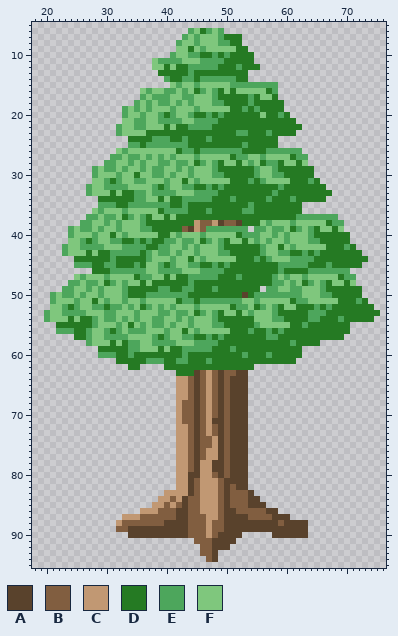
Two states of a sprite sheet, Assets/Sprites/Scenery/GT17_tree.png. The first picture shows the starting point.
The file is 96x96 pixels. Shown: x 18..76, y 5..95.
Palette (. is transparent): A #59422c  B #815e40  C #c19873  D #257a23  E #4da65c  F #7fc77d
Pixels before, first column x 20:
 6 ........................EFDEFE..........................
 7 .......................EFEFFFEDDD.......................
 8 ......................EFFEFFFEEDD.......................
 9 ......................FFDFEFFFFFDD......................
10 .....................EFFEEDDEDEDDDD.....................
11 ..................FEEEEFFFEEEEDDDDD.....................
12 ..................FFDFDDEEEEEDDDEDDD....................
13 ...................DDDDDEDDDDDDDDD......................
14 ....................EDDEEDEEEEEEDD......................
15 .....................FEFFEFFFFFEEEEEEEE.................
16 ................FEFFEEFEFDEFEDFDFFFFFDE.................
17 ................EFEEEFFEEFFFEDDDDDEDFFD.................
18 ...............EFEFEEFEFEFFFEEDDDDEDDDDD................
19 .............EFEFEFFFEFFFEFFFFFDDEDEDDDD................
20 .............EFFEFFEDEFFEDDEDEDDDDDDFDDED...............
21 .............FFEEFFEEEEFFEEEEDDDDDDDDDDDDD..............
22 ............EFFEEFFFDFDDEEEEDDDDDDDDDDDDDDD.............
23 ............EFFFFDDDDDDDDDDDDDDDEEDDDEDDDD..............
24 ..............DDDDEEEDDEDDDEDDDDDDDDDDD.................
25 ..............EEDEEEEEEEDDDDDDDDDEDDDDD.................
26 ............FEFFFFFFFFDEEDEEEEEEEDDDDEEEEEE.............
27 ...........EEFEEFEFEFEFFFEFFFFFDEEFFEFFFFDEE............
28 ..........EEFFEFEFFEEFEEFDEFEDFFDFEFDEEDFFDF............
29 ........EFEEFEFFEFEEFFEFEFFFEDDDDDDEFFEDDDDDD...........
30 ........EFFFEFFDFFEEFEFFEFFFEEDDDDDEFFEEDDDDD...........
31 ........FFEDEFFEEFFFEFFDFEFFFFFDDDEDEFFFFDDDED..........
32 .......EFFEEEEFFFFEDEFFEEDDEDEDDDDDDDDDEDDDDDDD.........
33 .......EFFFDFDDEEFEEEEFFFEEEEDDDDDDDDDEDDDDDDDDD........
34 .........DDDDDDEEFFDFDDEEEEEDDDEDDDDDEDDDEDDDDD.........
35 .........EEEDDEEEEEEEDDEDDDDDDDDDDEDDDDDDDD.............
36 ........FEFFFEFFFFFDEEEEDDDEDDDDDEEDDDDDDDD.............
37 .......EEFEEFDEFEDFFDFDDDDDDDDDDDDDDDDDDDDEEEEEEE.......
38 ......EEFFEFEFFFEDDDDDDDDCBBCABBADDDFEFFFEFFFFFDEE......
39 ....EFEEFEFFEFFFEEDDDDDBACBEEEEEEE.EEFEEFDEFEDFFDF......
40 ....EFFFEFFDFEFFFFFDDFEFFFEFFFFFDEEEFFEFEFFFEDDDDDD.....
41 ....FFEDEFFEEDDEDEDDEEFEEFDEFEDFFDFEFEFFEFFFEEDDDDD.....
42 ...EFFEEEEFFFEEEEDDEEFFEFEFFFEDDDDDDEFFDFEFFFFFDDDED....
43 ...EFFFDFDDEEEEEDEFEEFEFFEFFFEEDDDDDEFFEEDDEDEDDDDDDD...
44 .....DDDDDDEDDDDDEFFFEFFDFEFFFFFDDDEDEFFFEEEEDDDDDDDDD..
45 .....EEEDDEEDDDEDFFEDEFFEEDDEDEDDDDDDDDEEEEEDDDEDDDDD...
46 ........DDDEEEEEEFFEEEEFFFEEEEDDDDDDDDDEDDDDEEEEEEE.....
47 .....FEFFFEFFFFDEEFFDFDDEEEEEDDDEDDDDDEFEFFEFFFFFDEE....
48 ....EEFEEFDEFEFFDFDDDDDDEDDDDDDDDDDDDDEEFEFDEFEDFFDF....
49 ...EEFFEFEFFFEDDDDDEEDDEEDDDEDDDDDDD.EEFFEEFFFEDDDDDD...
50 .EFEEFEFFEFFFEDDDEEEEEEEDDDDDDDDDADEEEEEEEEFFFEEDDDDD...
51 .EFFFEFFDFEFFEFFEFFFFFDEEDEEEEEEEFFEFFFFFDEEFFFFFDDDED..
52 .FFEDEFFEEDEEFEFDEFEFEFFFEFFFFFDEEFDEFEDFFDDDEDEDDDDDDD.
53 EFFEEEEFFFEEFFFEFFFEEFEEFDEFEDFFDFEFFFEDDDDDEEEDDDDDDDDD
54 EFFFDFDDEFEEFEFEFFEEFFEFEFFFEDDDDDDFFFEEDDDDEEDDDEDDDDD.
55 ..DDDDDDEFFFEFDFEFEEFEFFEFFFEEDDDDDEFFFFFDDEDDDDDDD.....
56 ..EEEDDEFFEDEFEEEFFFEFFDFEFFFFFDDDEDDEDEDDDDDDDDDDD.....
57 .....DDEFFEEEEFFFFEDEFFEEDDEDEDDDDDDDEEDDDDDDDDDDD......
58 .......EFFFDFDEEFFEEEEFFFEEEEDDDDDDDDDDDDEDDDD..........
59 .........DDDDDEEFFFDFDDEEEEEDDDEDDDDDDDDDDD.............
60 .........EEEDDEDDDDDDDDEDDDDDDDDDEDDDEDDDDD.............
61 ............DDDDDEEEDDEEDDDEDDDDDDDDDDDDDD..............
62 ..............DD....DDDDDDDDDDDDDDD.....................
63 ......................DDDABCBABBAA......................
64 ......................CCBABCBABAAA......................
65 ......................CCBABCBABAAA......................
66 ......................CCBABCBABAAA......................
67 ......................CCBABCBABAAA......................
68 ......................CBBABCBABAAA......................
69 ......................CBBABCBABAAA......................
70 ......................CBBABCBABAAA......................
71 ......................CBBABCAABAAA......................
72 ......................CCBABCBABAAA......................
73 ......................CCBABCBABAAA......................
74 ......................CCBABBCABAAA......................
75 ......................CCBABBCABAAA......................
76 ......................CCBABCCABAAA......................
77 ......................CCBABCCABAAA......................
78 ......................CCBACCAABAAA......................
79 ......................CCBACCAABAAA......................
80 ......................CCAACCBABAAA......................
81 ......................CCABCCCBAAAA......................
82 ......................CCABCCCBABAA......................
83 ....................CCCCABCCCBABBBA.....................
84 ...................CCBCABBCCCBABBBAA....................
85 ..................CCBCBABBCCCBABBBAAA...................
86 ................CCCBBBAABBCCCBAABBBBBAA.................
87 .............CCCBBBBBBAABBBCCBAAAABBBBAAA...............
88 ............CBBBBBBBAAAABBBCBBAAAAAAAAABAAAA............
89 ............BBAAAAAAAAAABBBCBBAAAAAAAAAAAAAA............
90 ..............AAAAAAAAAABBBCBAAAA.....AAAAAA............
91 .........................BBBAAAA........................
92 ..........................BBAAA.........................
93 ..........................BBA...........................
94 ...........................BA...........................
The result:
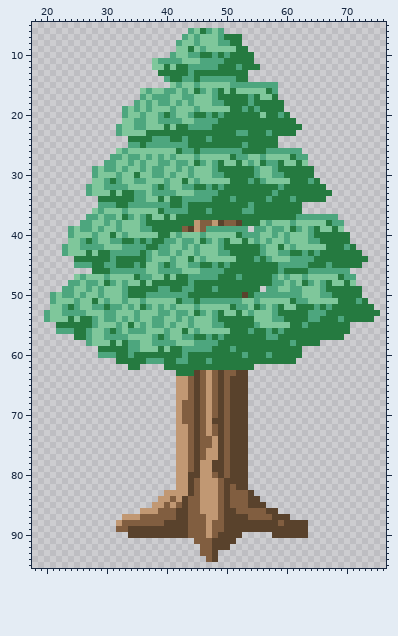
The edit:
colour D: #257a23 -> #257a40
colour E: #4da65c -> #4da67e
colour F: #7fc77d -> #7fc79b
